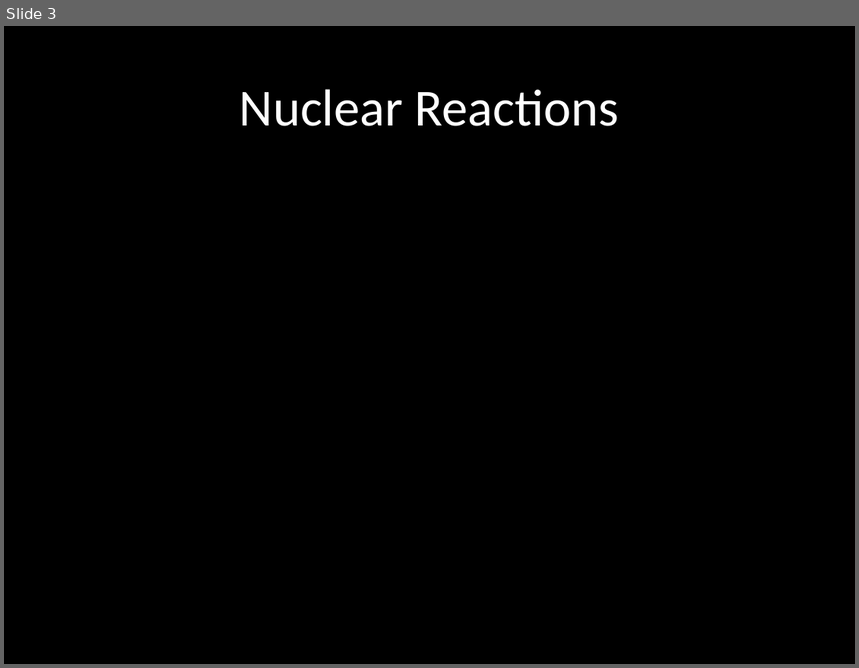
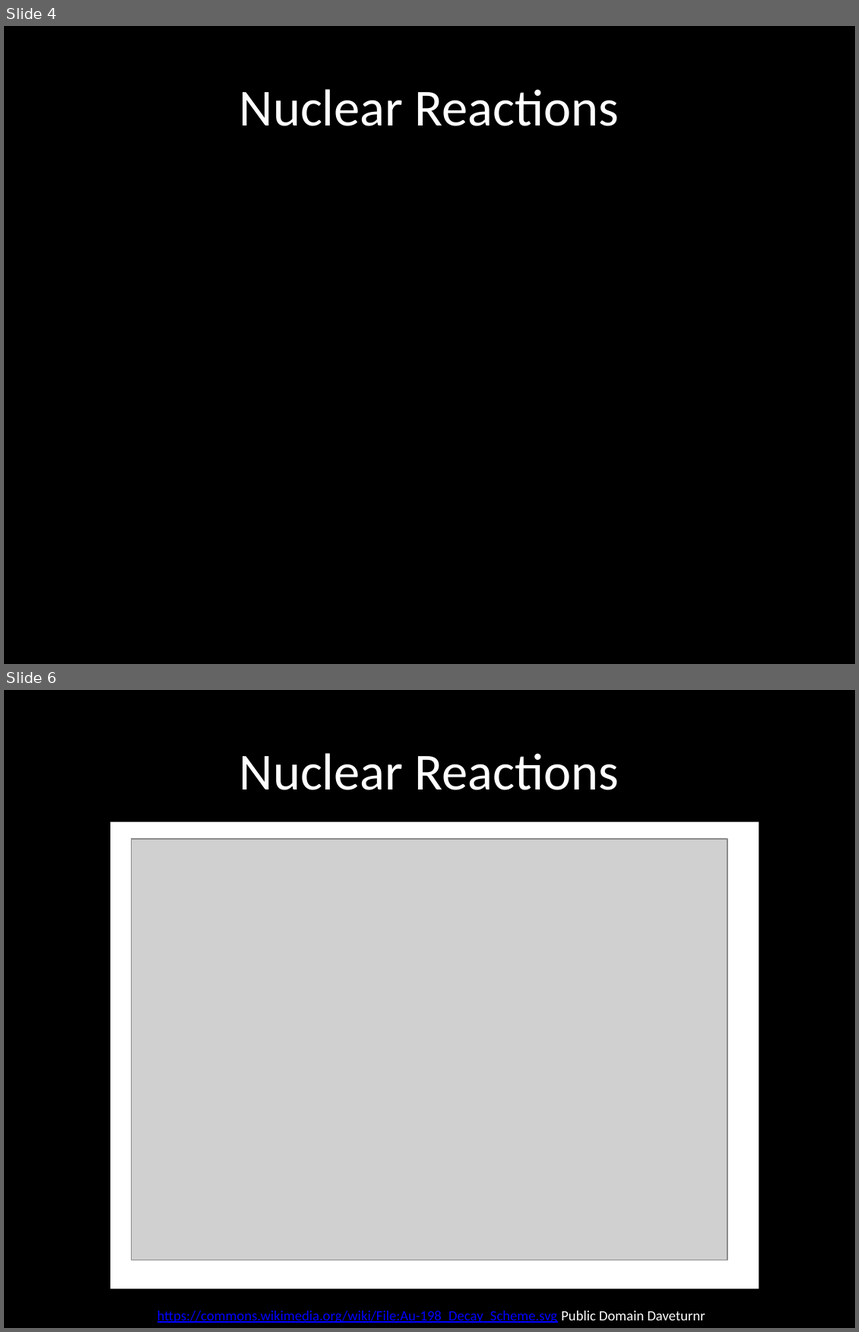
Before and after one commit to carlosgj/FRC-Training, a slide deck: Nuclear Physics Part 3.pptx. Shown one above the other, each under a label of ours: slide 3 before the commit, slides 4 and 6 after it; the slides between them are not shown. The pictures are 859x668 and 859x1332 pixels, drawn with LibreOffice and Linux fonts; fonts in the diff are those of the drawing; grey boxes stand for pictures; background and template pictures are left out. Boxes give left, top, right and bottom in pixels: in the first picture for what was removed or moved away, otherwise in the second. Text is boxed around its words. In the diff, an @@ line names an element or a change of style, - is before the commit and + after.

```diff
--- a/Nuclear Physics Part 3.pptx
+++ b/Nuclear Physics Part 3.pptx
@@ slide 6 added at (x1=4, y1=690, x2=855, y2=1328), background #000000 @@
@@ title added at (x1=240, y1=753, x2=620, y2=790), 44 pt, text #FFFFFF @@
+Nuclear Reactions
@@ rectangle added at (x1=110, y1=822, x2=759, y2=1289), fill #FFFFFF @@
@@ picture added at (x1=132, y1=839, x2=728, y2=1260) @@
@@ text added at (x1=158, y1=1311, x2=705, y2=1324), 12 pt, text #0000FF, underline @@
+https://commons.wikimedia.org/wiki/File:Au-198_Decay_Scheme.svg Public Domain Daveturnr
@@ what was slide 3 is now slide 4 @@
```
Also in this commit, not shown: 1 slide changed, 16 other slides added, 4 other files.
